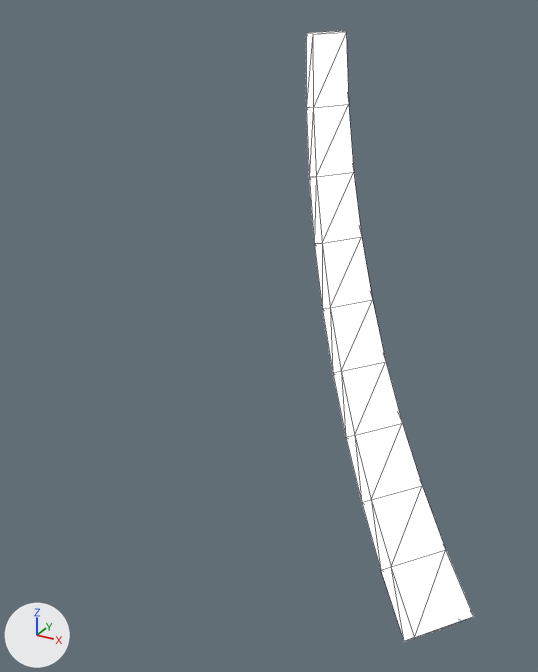
The OBJ model NorfolkVizApp/depends/models/L02.obj, before and after one commit.
Camera for both pictures: a 50 mm lens placed at (375.0, -780.0, -30.0), pointed at (11.0, -117.0, -361.0). Arrows for +X, +Y and +Z are at lower left; the lights stay in place. Mesh edges are drawn as thin lines. Where no turn or scale is listed for an object, it has been applied to the vertices.

The first picture shows 'L02'.
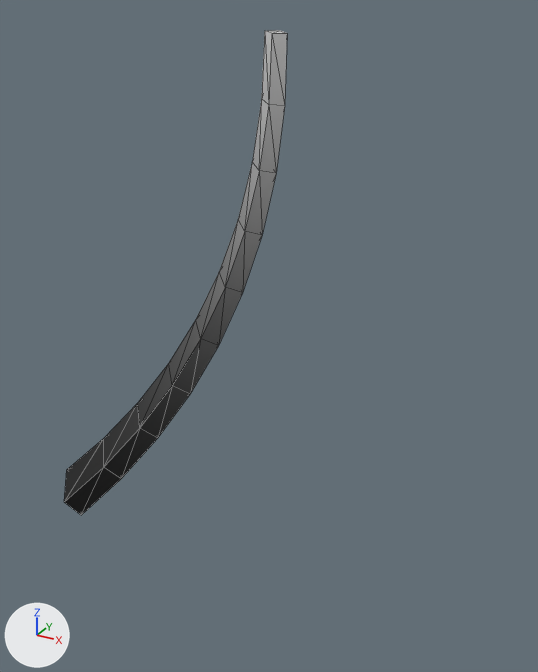
Changed parts and their boxes (x1, y1, x2, y2) in the pictures (538 x 672 px):
'L02', surface changed, mesh mirrored
    before: (306, 31, 474, 642)
    after: (64, 30, 287, 515)

What changed in the scene script:
```text
Change mat_17___default:
    remove mat_17___default.emission_strength = 1.0
Change me_l02:
    where me_l02.from_pydata(...)  # 40 vertices, 76 faces; spans x 11.0..277.0, y -217.0..-7.0, z -629.0..-51.0
    used by ob_l02; location = (0.0, 0.0, 0.0)
    me_l02 part 1: the whole mesh is mirrored in x about the mesh origin
```
